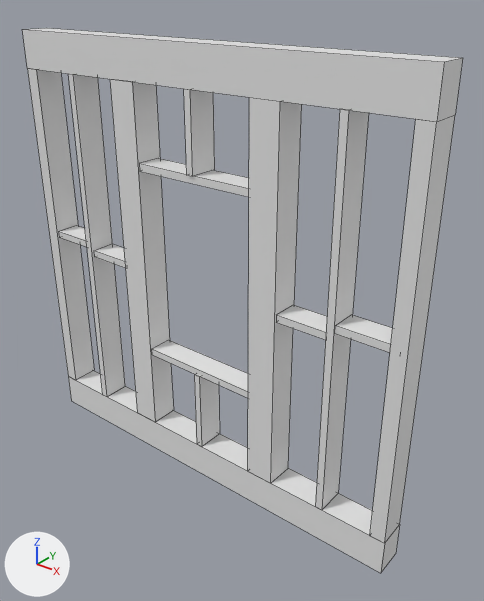
Renders of the FBX model Assets/polyperfect/Low Poly Ultimate Pack/M/- Meshes_M/Buildings_M/Parts_M/house-wall-window-construction.fbx from each side of a commit.
Camera for both pictures: a 50 mm camera at (2.71, -2.99, 3.33) aimed at (0.22, 0.12, 1.41). The axes (+X, +Y, +Z) are drawn at lower left. The lights are the same throughout. Mesh edges are drawn as thin lines. Where no turn or scale is listed for an object, it has been applied to the vertices. Vertices at the same position are counted once.

The first picture shows 'house-wall-window-construction'.
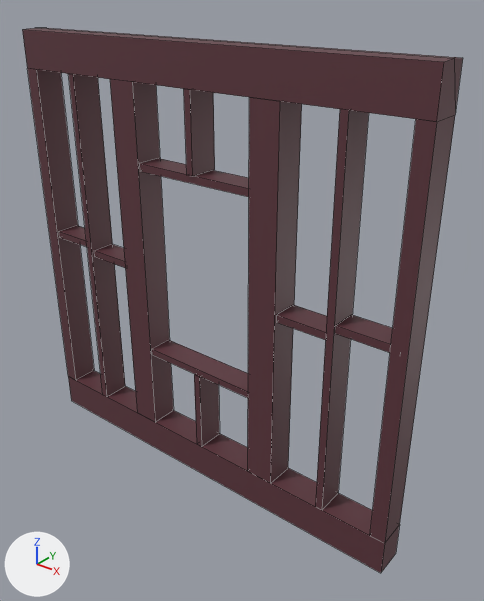
The newer file is also turned or shifted as a whole; pictures and numbers use the older file's frame.

Scene script edits in JSON lines:
```json
{"op": "set", "path": "mat_13_brown_light.base_color", "old": "(0.8, 0.8, 0.8)", "new": "(0.112, 0.0369, 0.0482)", "note": "white #e7e7e7 -> brown #5e363e"}
{"block": "me_house_wall_window_construction", "where": "# used by ob_house_wall_window_construction; location = (0.0, 0.0, 0.0)"}
{"op": "remove", "block": "me_house_wall_window_construction", "code": "me_house_wall_window_construction.from_pydata(...)  # 132 vertices, 78 faces; spans x -1.5..1.5, y -0.1..0.1, z 0.0..3.0"}
{"op": "add", "block": "me_house_wall_window_construction", "code": "me_house_wall_window_construction.from_pydata(...)  # 122 vertices, 73 faces; spans x -1.5..1.5, y -0.1..0.1, z 0.0..3.01"}
{"block": "me_house_wall_window_construction", "change": "me_house_wall_window_construction part 1"}
{"block": "me_house_wall_window_construction", "change": "6 vertices are removed from x 0.45..1.5, y -0.1..0.1, z 0.25..0.89"}
{"block": "me_house_wall_window_construction", "change": "12 faces are deleted"}
{"block": "me_house_wall_window_construction", "change": "8 new faces join them"}
{"block": "me_house_wall_window_construction", "change": "me_house_wall_window_construction part 2"}
{"block": "me_house_wall_window_construction", "change": "6 vertices are removed from x 0.45..1.5, y -0.1..0.1, z 2.2..2.75"}
{"block": "me_house_wall_window_construction", "change": "14 faces are deleted"}
{"block": "me_house_wall_window_construction", "change": "2 vertices are added at (-1.5, 0.0, 3.01), (1.5, 0.0, 3.01)"}
{"block": "me_house_wall_window_construction", "change": "13 new faces join them"}
```

Boxes [x1, y1, x2, y2] around the edits, measured in the pictures (484 x 601 px; the box of a moved part takes in the faces that stretch with it):
```json
{"object": "house-wall-window-construction", "change": "recoloured, reshaped", "before": [22, 28, 463, 573], "after": [22, 28, 463, 573], "on screen": "white to brown"}
{"part": 1, "of": "me_house_wall_window_construction", "change": "moved or reshaped", "before": [68, 340, 400, 573], "after": [68, 340, 400, 573]}
{"part": 2, "of": "me_house_wall_window_construction", "change": "moved or reshaped", "before": [22, 28, 463, 197], "after": [22, 28, 463, 197]}
```
